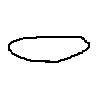
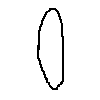
Revision of a layered 100px x 100px image; what changed, layer by layer:
painted on "body" over [8, 8, 90, 90]
